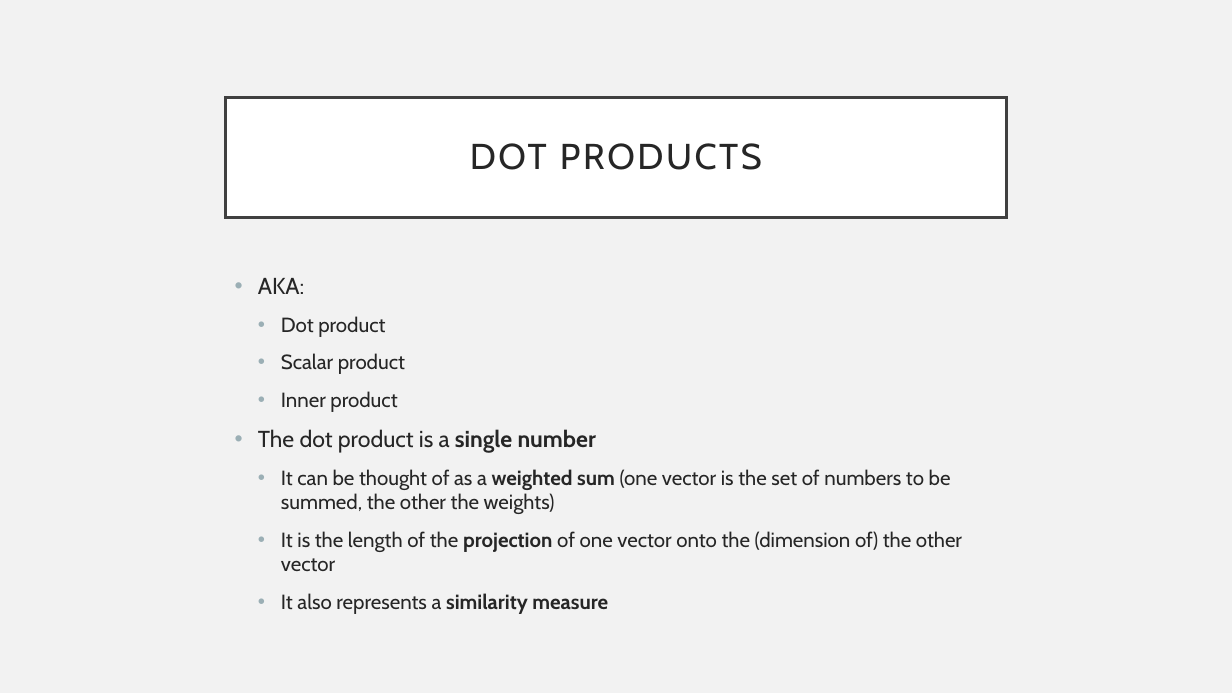
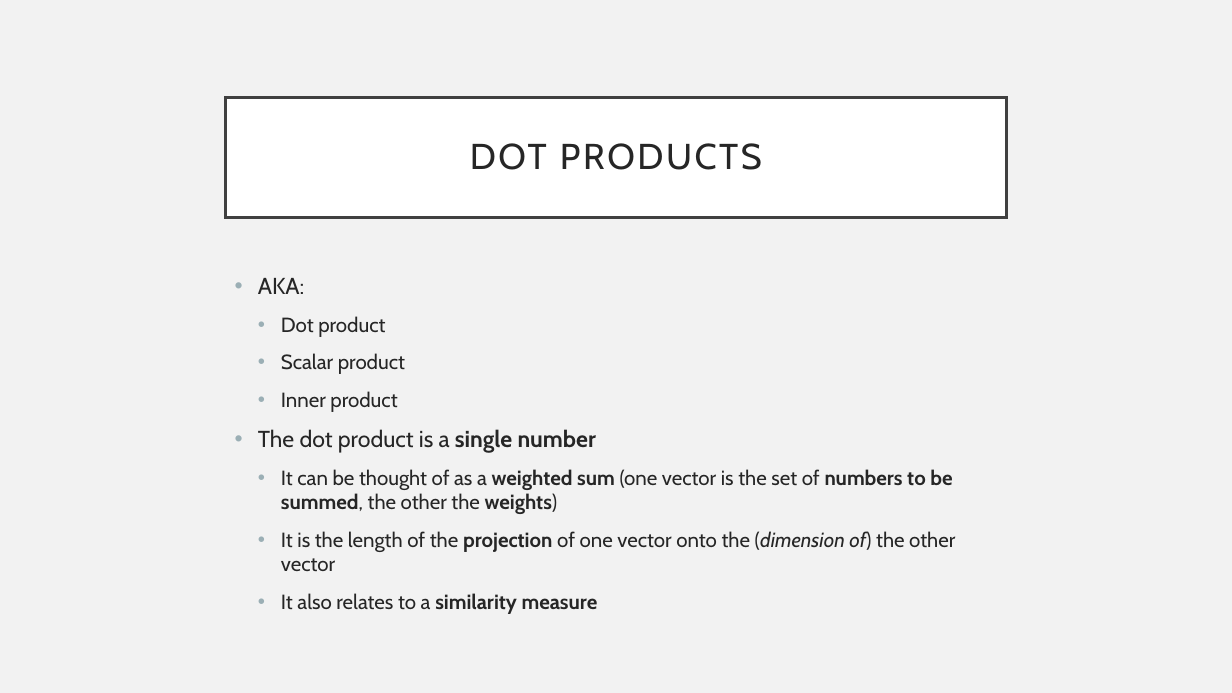
Before and after one commit to mdtdev/Signal-Processing-Demos, a slide deck: slide 13 of chap_10_11.pptx (slide 4 before the commit). Drawn at 1232x693 pixels with LibreOffice and Linux fonts; fonts in the diff are those of the drawing. Boxes give left, top, right and bottom in pixels: in the first picture for what was removed or moved away, otherwise in the second. Text is boxed around its words. In the diff, an @@ line names an element or a change of style, - is before the commit and + after.

```diff
--- a/chap_10_11.pptx
+++ b/chap_10_11.pptx
@@ text at (281,469,955,572): bold on in "numbers to be summed, weights)"; italic on in "(dimension of)" @@
@@ text at (281,593,598,614): text changed; bold on @@
-  • It also represents a similarity measure
+  • It also relates to a similarity measure
```
Also in this commit, not shown: 4 other slides changed, 15 slides added, 3 slides removed, 1 other file.
